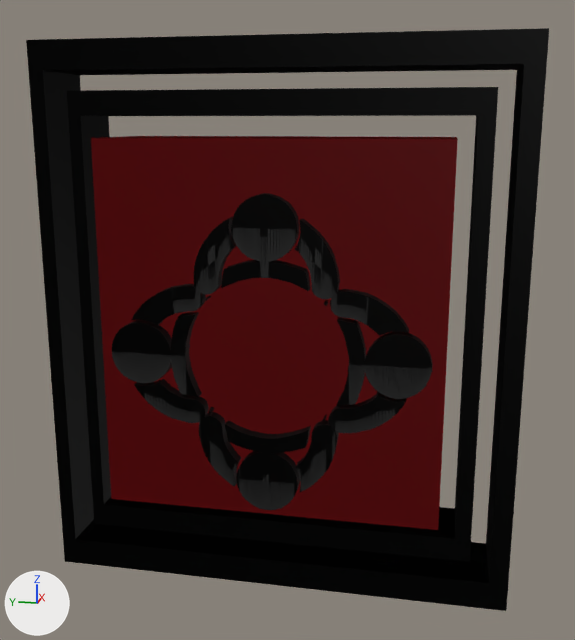
One commit to the glTF model public/glb-assets/strategicplan-model_light.glb: the scene before it, then after it.
Camera for both pictures: a 50 mm camera at (-3.08, -0.65, 1.53) aimed at (0.0, -0.03, 0.76). Lighting does not change. The marker at lower left points along +X, +Y and +Z. Where no turn or scale is listed for an object, it has been applied to the vertices.
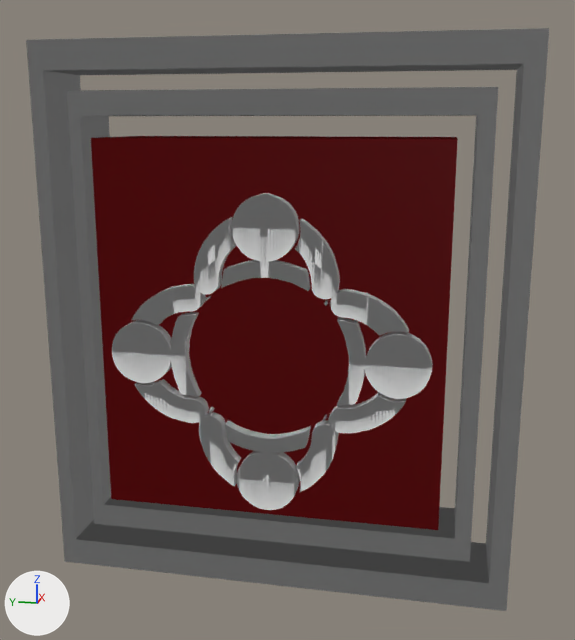
Where the change shows, as pixel boxes (x1, y1, x2, y2) in the pictures (575 x 640 px):
'Cube005', recoloured (black to white): (26, 28, 549, 611) in both
'Cube002', recoloured (black to white): (26, 28, 549, 611) in both
'Cube004', recoloured (black to white): (67, 87, 498, 562) in both
'Cube001', recoloured (black to white): (67, 87, 498, 562) in both
'Color_Fill_1001', recoloured (black to white): (112, 193, 433, 510) in both
'Color_Fill_1', recoloured (black to white): (112, 193, 433, 510) in both

The edits, one by one:
Material 'Material.004' (mat_material_004) changes colour from black #111111 to white #f2f2f2; in linear values from (0.00561, 0.00561, 0.00561) to (0.888, 0.888, 0.888).
Material 'Material.002' (mat_material_002) changes colour from black #111111 to white #f2f2f2; in linear values from (0.00561, 0.00561, 0.00561) to (0.888, 0.888, 0.888).
